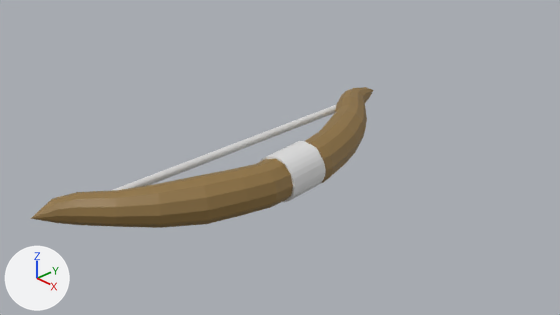
What one commit did to the Blender file Assets/Models/bow.blend.
The view is the same before and after, from the file's camera 'Camera'. The axes (+X, +Y, +Z) are drawn at lower left. The lights are the same throughout.

The first picture shows 'Bow', 'Cylinder', 'String'.
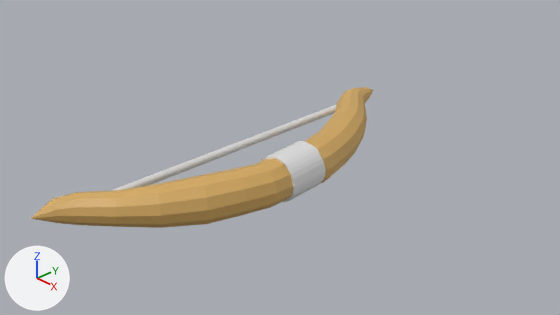
What the commit changed:
Material 'Material.001' (mat_material_001) changes colour from brown #927543 to orange #d7ac62; in linear values from (0.287, 0.177, 0.0556) to (0.683, 0.415, 0.123).

Boxes (x1, y1, x2, y2) around the edits, measured in the pictures (560 x 315 px):
'Bow', recoloured (brown to orange)
    both: (30, 87, 373, 228)
